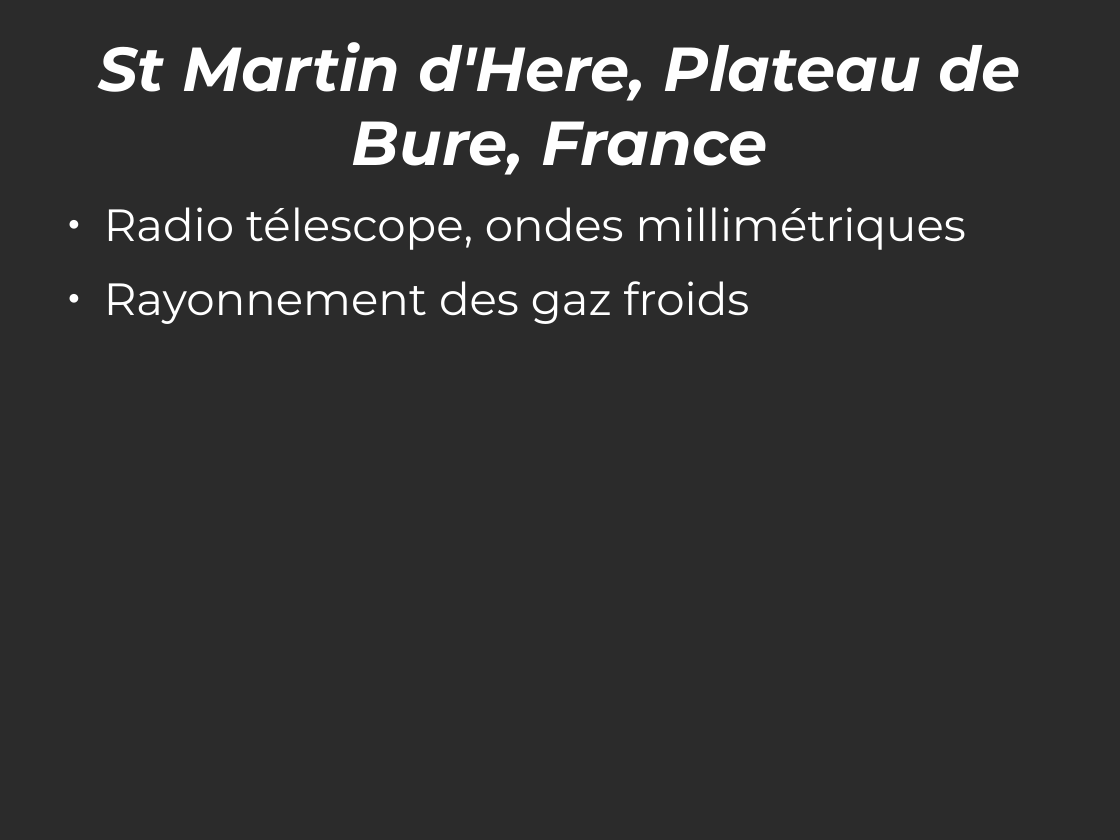
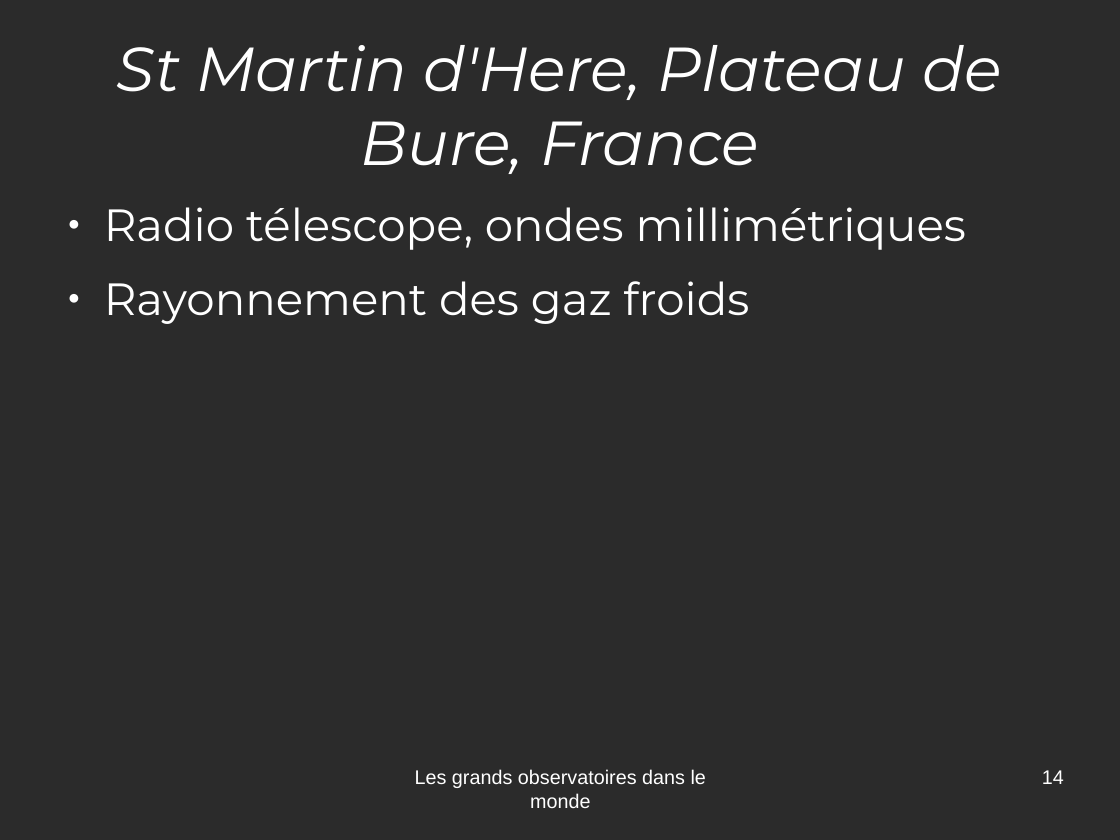
Before and after one commit to jcarnu/qf-astro, a slide deck: slide 14 of Ressources/Presentations/Observatoires.odp (slide 11 before the commit). Drawn at 1120x840 pixels with LibreOffice and Linux fonts; fonts in the diff are those of the drawing; background and template pictures are left out; a plain dark background stands for a picture behind light text. Boxes give left, top, right and bottom in pixels: in the first picture for what was removed or moved away, otherwise in the second. Text is boxed around its words. In the diff, an @@ line names an element or a change of style, - is before the commit and + after.

```diff
--- a/Ressources/Presentations/Observatoires.odp
+++ b/Ressources/Presentations/Observatoires.odp
@@ title "St Martin d'Here, Plateau de ..." at [117,45,1002,174]: bold off @@
@@ text added at [415,769,706,808], 14 pt, text #FFFFFF @@
+Les grands observatoires dans le monde
@@ page number added at [1042,770,1064,784], 14 pt, text #FFFFFF @@
+14
```
Also in this commit, not shown: 16 other slides changed, 4 slides added, 1 slide removed, 8 other files.
